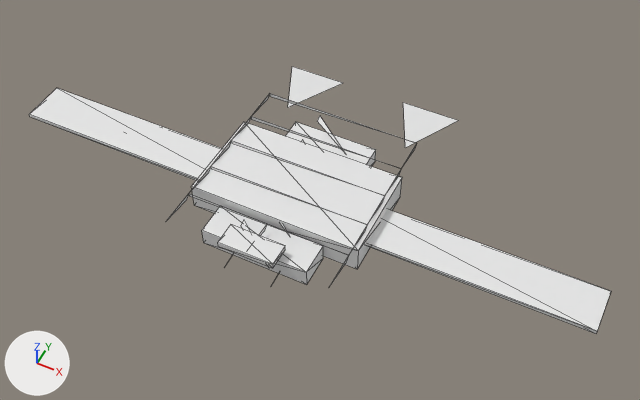
An edit to the OBJ model GameData/Meshes/Designs/korath/korath_transport_mk2_30.obj, drawn before and after from the same camera.
The view is the same before and after, from a 50 mm lens placed at (6.32, -11.53, 14.72), pointed at (0.37, 0.36, -0.14). Lighting does not change. The marker at lower left points along +X, +Y and +Z. The older version comes first. Mesh edges are drawn as thin lines. Where no turn or scale is listed for an object, it has been applied to the vertices. Vertices at exactly the same position are counted once.

The scene before the commit, as lines of its bpy script (objects in view):
```python
me_korath_transport_mk2_30 = bpy.data.meshes.new('korath_transport_mk2_30')
me_korath_transport_mk2_30.from_pydata(...)  # 144 vertices, 110 faces; spans x -6.83..6.83, y -2.27..4.05, z -0.1..0.7
ob_korath_transport_mk2_30 = bpy.data.objects.new('korath_transport_mk2_30', me_korath_transport_mk2_30)
ob_korath_transport_mk2_30.location = (0.0, 0.0, 0.0)
```
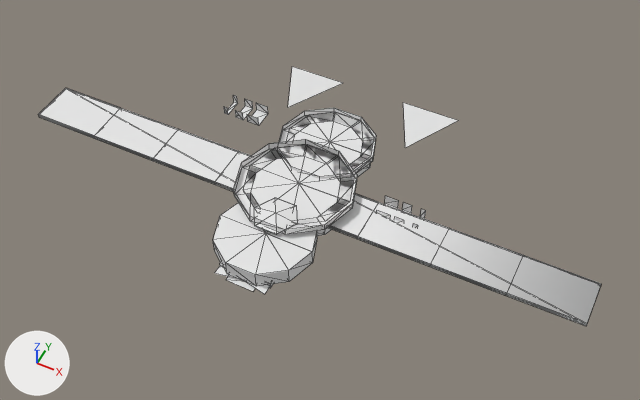
Where the change shows, as pixel boxes (x1, y1, x2, y2) in the pictures (640 x 400 px):
'korath_transport_mk2_30', reshaped: before (29, 66, 611, 334); after (38, 66, 601, 326)
part 1 of me_korath_transport_mk2_30, rebuilt (50% narrower, 49% shorter): before (168, 93, 416, 284); after (234, 139, 357, 235)
part 2 of me_korath_transport_mk2_30, rebuilt (48% narrower, 37% shorter): before (191, 122, 402, 269); after (245, 144, 354, 236)
part 3 of me_korath_transport_mk2_30, rebuilt: before (202, 207, 323, 285); after (213, 202, 317, 286)
part 4 of me_korath_transport_mk2_30, rebuilt: before (286, 122, 376, 167); after (287, 112, 373, 177)
part 5 of me_korath_transport_mk2_30, rebuilt: before (29, 88, 222, 180); after (38, 88, 251, 192)
part 6 of me_korath_transport_mk2_30, rebuilt: before (367, 209, 611, 334); after (328, 194, 601, 326)
part 7 of me_korath_transport_mk2_30, deleted: before (218, 116, 345, 268)
part 8 of me_korath_transport_mk2_30, reshaped: after (214, 95, 426, 294)

The change, as a diff of the scene's bpy script:
```diff
--- a/GameData/Meshes/Designs/korath/korath_transport_mk2_30.obj.py
+++ b/GameData/Meshes/Designs/korath/korath_transport_mk2_30.obj.py
@@ me_korath_transport_mk2_30 @@
 # used by ob_korath_transport_mk2_30; location = (0.0, 0.0, 0.0)
-me_korath_transport_mk2_30.from_pydata(...)  # 144 vertices, 110 faces; spans x -6.83..6.83, y -2.27..4.05, z -0.1..0.7
+me_korath_transport_mk2_30.from_pydata(...)  # 398 vertices, 440 faces; spans x -6.61..6.61, y -2.59..4.05, z -0.02..0.67
+# me_korath_transport_mk2_30 part 1: the loose piece of 27 vertices spanning x -1.88..1.88, y -2.27..2.2, z 0.59..0.69 is rebuilt with 33 vertices and now spans x -1.35..1.35, y -1.35..1.21, z 0.51..0.67
+# me_korath_transport_mk2_30 part 2: the loose piece of 8 vertices spanning x -1.98..1.98, y -1.14..1.14, z 0.0..0.62 is rebuilt with 24 vertices and now spans x -1.23..1.23, y -1.09..1.24, z 0.06..0.51
+# me_korath_transport_mk2_30 part 3: the loose piece of 8 vertices spanning x -1.23..1.23, y -1.97..-1.21, z 0.02..0.44 is rebuilt with 24 vertices and now spans x -1.1..1.1, y -2.48..-0.4, z 0.06..0.43
+# me_korath_transport_mk2_30 part 4: the loose piece of 8 vertices spanning x -1.03..1.03, y 0.68..1.9, z 0.0..0.38 is rebuilt with 24 vertices and now spans x -1.03..1.03, y 0.61..2.57, z 0.06..0.43
+# me_korath_transport_mk2_30 part 5: the loose piece of 8 vertices spanning x -6.83..-0.08, y -0.68..0.38, z 0.27..0.35 is rebuilt with 48 vertices and now spans x -6.61..-0.12, y -0.61..0.45, z 0.28..0.38
+# me_korath_transport_mk2_30 part 6: the loose piece of 8 vertices spanning x 0.08..6.83, y -0.68..0.38, z 0.27..0.35 is rebuilt with 40 vertices and now spans x 0.12..6.61, y -0.61..0.45, z 0.28..0.38
+# me_korath_transport_mk2_30 part 7: 14 loose pieces with 47 vertices, spanning x -0.63..0.63, y -2.27..2.2, z -0.1..0.7, are deleted
+# me_korath_transport_mk2_30 part 8
+# 15 vertices are removed from x -4.65..4.65, y -0.83..1.3, z -0.06..0.53
+# 5 faces are deleted
+# 102 vertices are added at x -3.83..3.08, y -2.59..2.55, z -0.01..0.62
+# 24 new vertices lie (0.0, 0.0, 0.23) away from vertices in x -2.77..2.77, y 0.15..1.97, z 0.24
+# 16 new vertices lie (0.66, 0.0, 0.0) away from vertices in x -0.33, y -2.59..2.2, z -0.01..0.01
+# 16 new vertices lie (0.0, 0.24, 0.0) away from vertices in x -0.59..0.59, y -2.59..1.96, z 0.05
+# 11 new vertices lie (0.0, 0.0, 0.14) away from vertices in x -1.13..1.13, y 0.39..2.55, z 0.43
+# 8 new vertices lie (1.85, 0.0, 0.0) away from vertices in x -3.83..1.98, y -0.22..0.07, z 0.29..0.31
+# 126 new faces join them
+# other edits to the shape of me_korath_transport_mk2_30 do not show in these pictures
```
